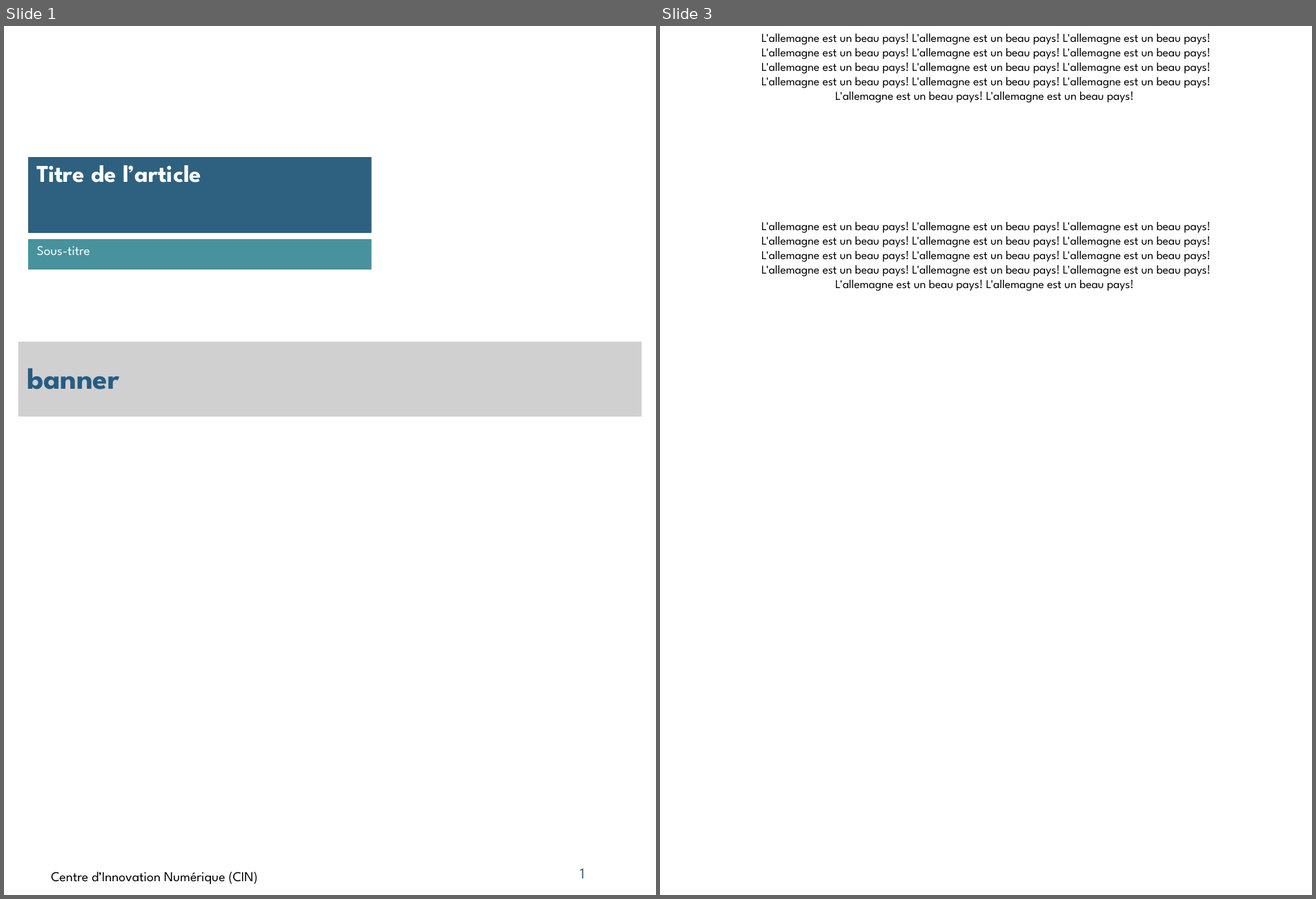
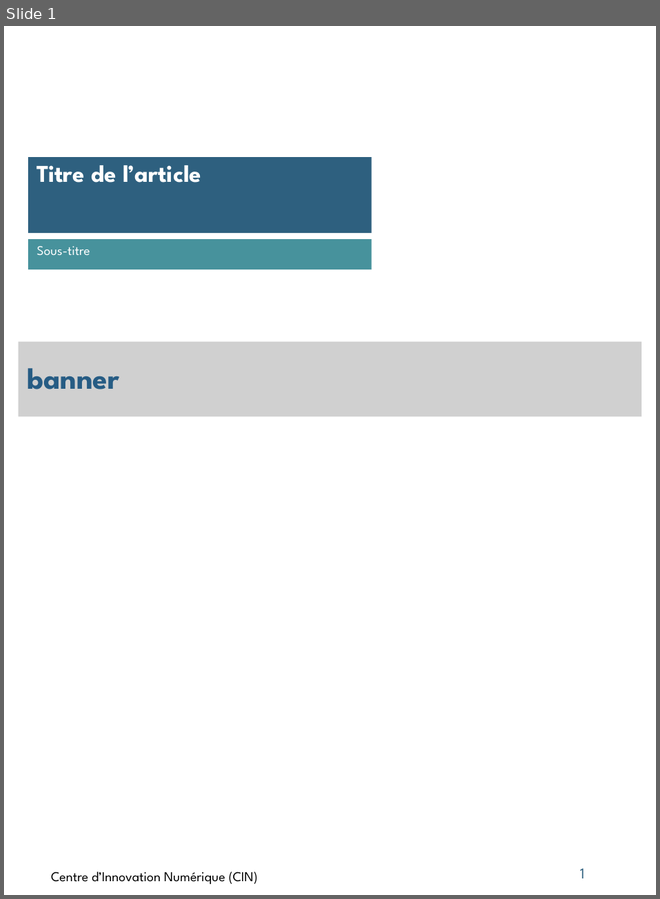
Before and after one commit to Msa360/pptx_template_cin, a slide deck: powerpoints/test.pptx. Shown side by side, each under a label of ours: slides 1 and 3 before the commit, slide 1 after it; the slides between them are not shown. The pictures are 1316x899 and 660x899 pixels, drawn with LibreOffice and Linux fonts; fonts in the diff are those of the drawing; grey boxes stand for pictures; background and template pictures are left out. Boxes give left, top, right and bottom in pixels: in the first picture for what was removed or moved away, otherwise in the second. Text is boxed around its words. In the diff, an @@ line names an element or a change of style, - is before the commit and + after.

```diff
--- a/powerpoints/test.pptx
+++ b/powerpoints/test.pptx
@@ slide 3 removed at box(660, 26, 1312, 895), background #FFFFFF @@
@@ text removed at box(761, 34, 1211, 103) @@
-L'allemagne est un beau pays! L'allemagne est un beau pays! L'allemagne est un beau pays!
-L'allemagne est un beau pays! L'allemagne est un beau pays! L'allemagne est un beau pays!
-L'allemagne est un beau pays! L'allemagne est un beau pays! L'allemagne est un beau pays!
-L'allemagne est un beau pays! L'allemagne est un beau pays! L'allemagne est un beau pays!
-L'allemagne est un beau pays! L'allemagne est un beau pays!
@@ text removed at box(761, 222, 1211, 291) @@
-L'allemagne est un beau pays! L'allemagne est un beau pays! L'allemagne est un beau pays!
-L'allemagne est un beau pays! L'allemagne est un beau pays! L'allemagne est un beau pays!
-L'allemagne est un beau pays! L'allemagne est un beau pays! L'allemagne est un beau pays!
-L'allemagne est un beau pays! L'allemagne est un beau pays! L'allemagne est un beau pays!
-L'allemagne est un beau pays! L'allemagne est un beau pays!
```
Also in this commit, not shown: 1 slide changed, 2 other files.
